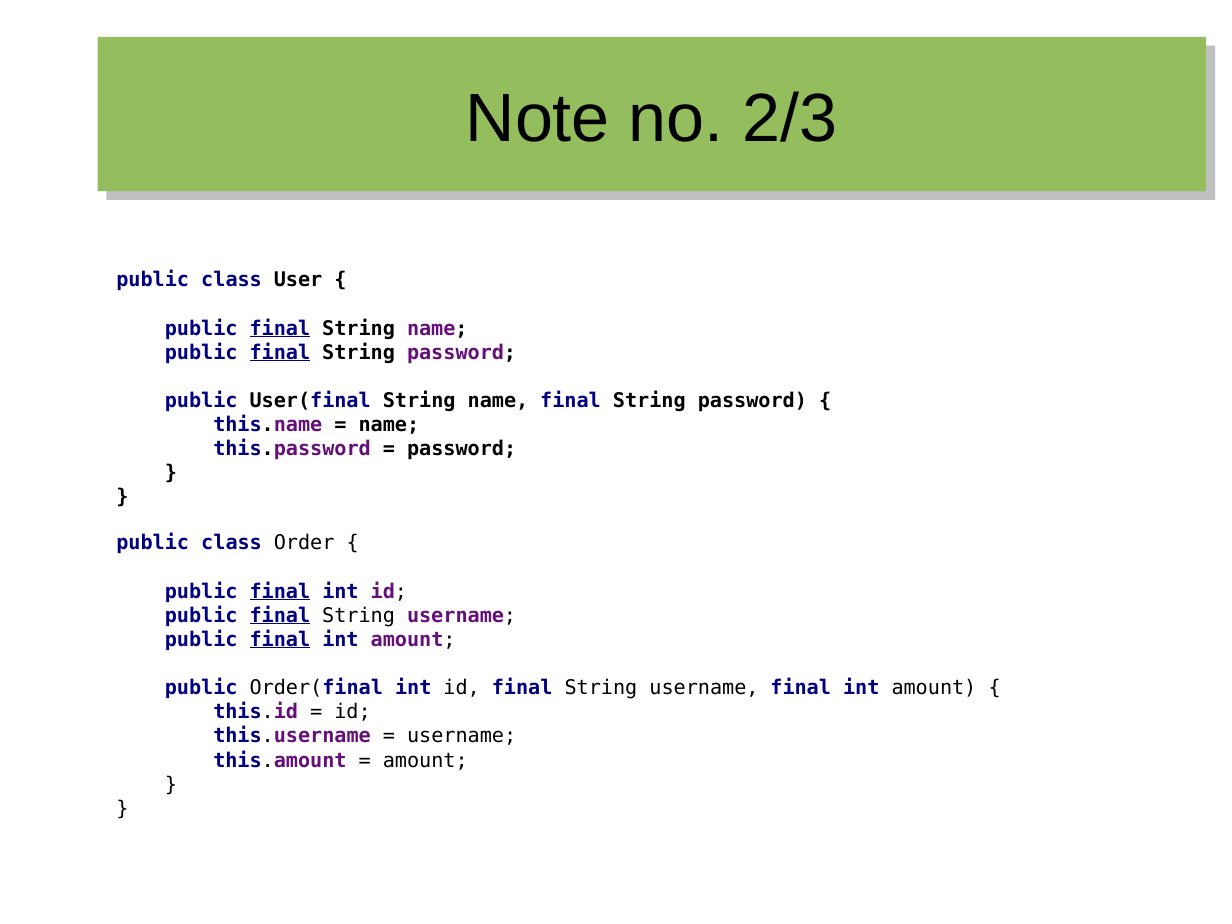
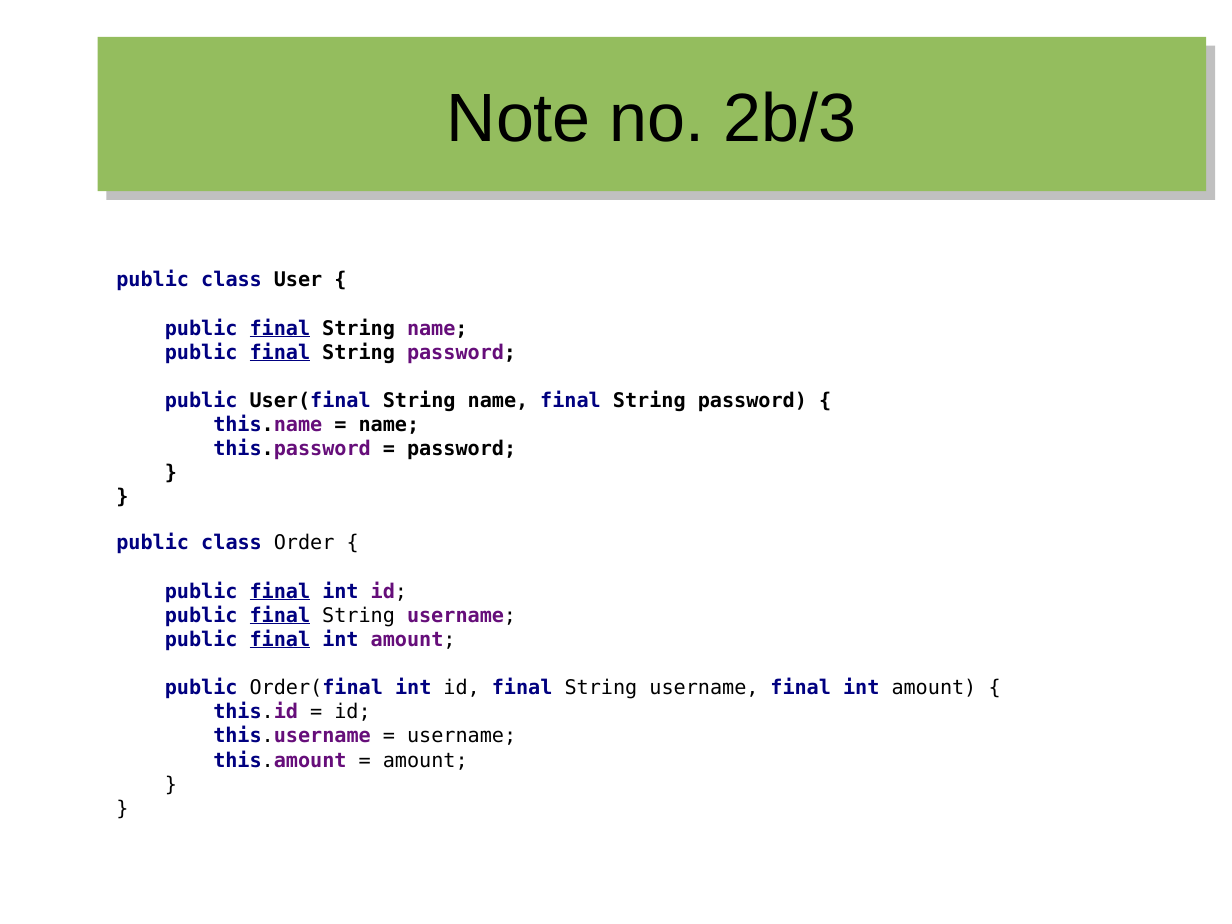
Before and after one commit to hermannhueck/reactive-mongo-access, a slide deck: slide 10 of Slides/2016-08_Reactive Mongo Access from Java 8.odp. Drawn at 1232x924 pixels with LibreOffice and Linux fonts; fonts in the diff are those of the drawing. Boxes give left, top, right and bottom in pixels: in the first picture for what was removed or moved away, otherwise in the second. Text is boxed around its words. In the diff, an @@ line names an element or a change of style, - is before the commit and + after.

```diff
--- a/Slides/2016-08_Reactive Mongo Access from Java 8.odp
+++ b/Slides/2016-08_Reactive Mongo Access from Java 8.odp
@@ title at (x1=447, y1=91, x2=857, y2=142): text changed @@
-Note no. 2/3
+Note no. 2b/3
```
Also in this commit, not shown: 5 other slides changed, 1 slide added, 30 other files.
